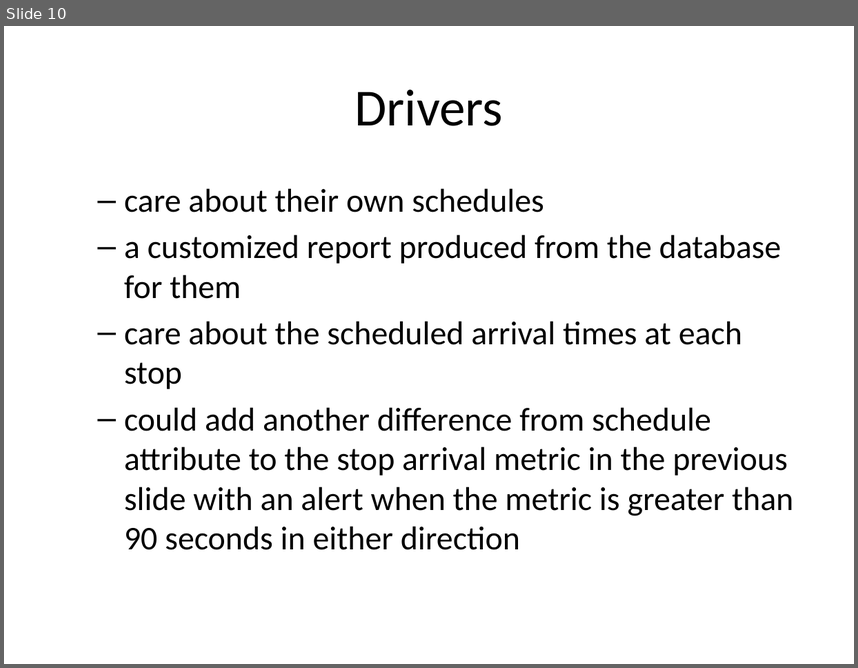
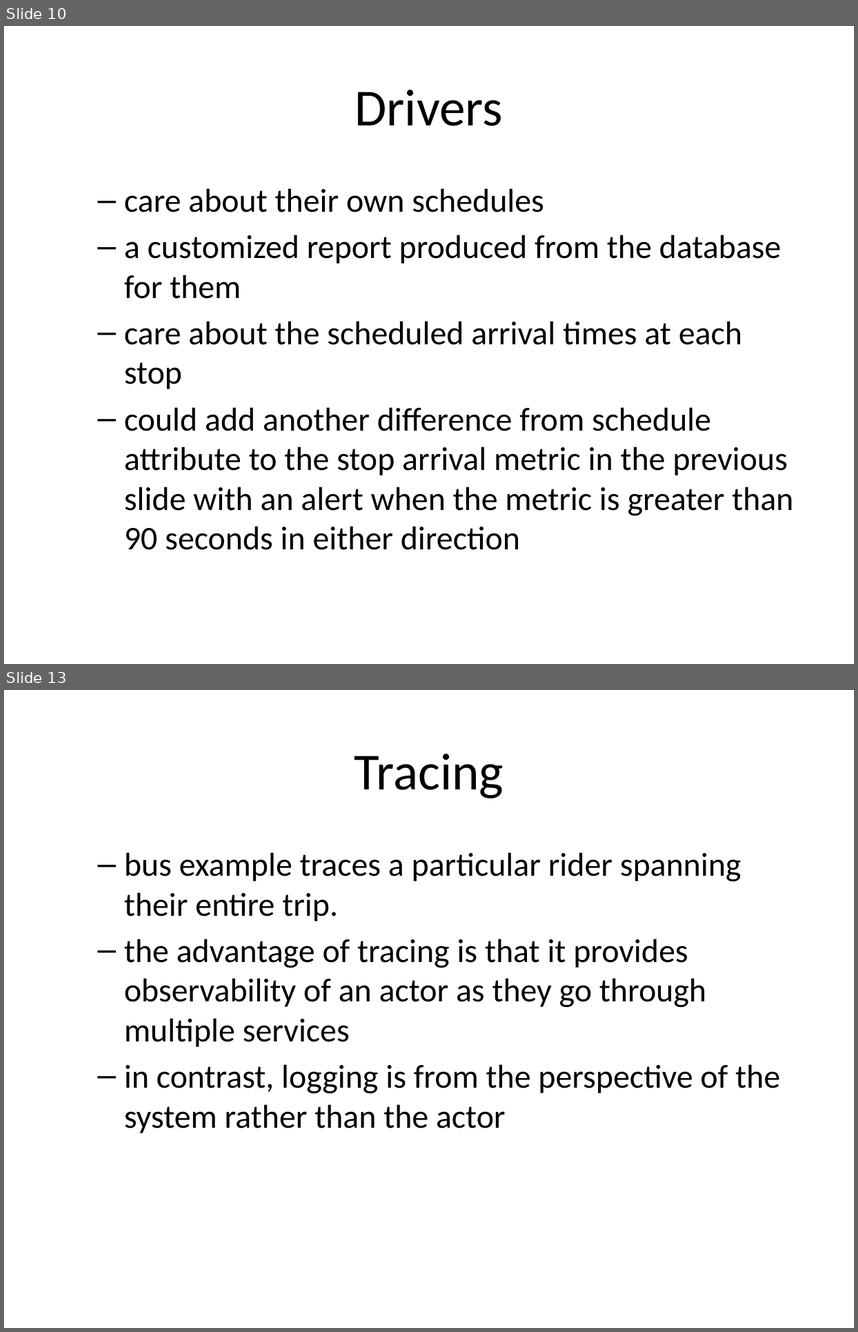
Before and after one commit to rhildred/INFO8985, a slide deck: observability/slides.pptx. Shown one above the other, each under a label of ours: slide 10 before the commit, slides 10 and 13 after it; the slides between them are not shown. The pictures are 858x668 and 858x1332 pixels, drawn with LibreOffice and Linux fonts; fonts in the diff are those of the drawing. Boxes give left, top, right and bottom in pixels: in the first picture for what was removed or moved away, otherwise in the second. Text is boxed around its words. In the diff, an @@ line names an element or a change of style, - is before the commit and + after.

```diff
--- a/observability/slides.pptx
+++ b/observability/slides.pptx
@@ slide 13 added at bbox=[4, 690, 854, 1328], background #FFFFFF @@
@@ title added at bbox=[354, 753, 504, 798], 44 pt, text #000000 @@
+Tracing
@@ text added at bbox=[124, 852, 780, 1133], 28 pt, text #000000 @@
+  – bus example traces a particular rider spanning their entire trip.
+  – the advantage of tracing is that it provides observability of an actor as they go through multiple services
+  – in contrast, logging is from the perspective of the system rather than the actor
```
Also in this commit, not shown: 5 slides changed, 6 other slides added, 17 other files.
